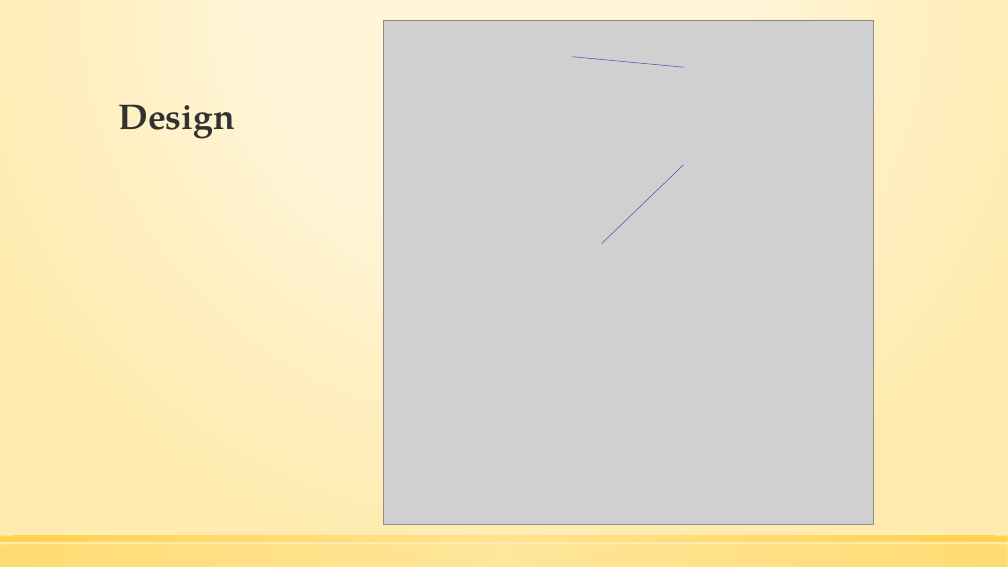
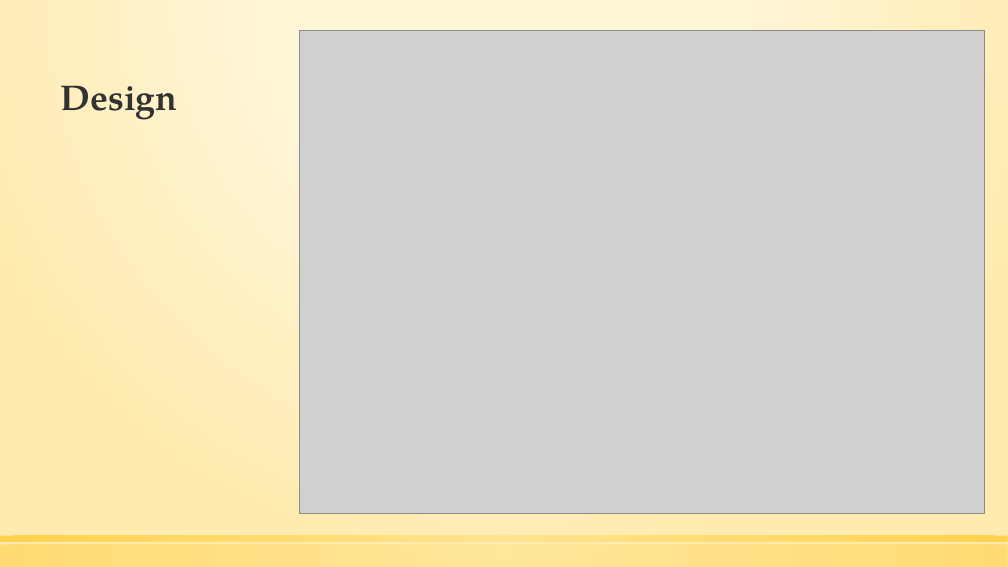
Before and after one commit to COLEplusTEN/P.I.T.S, a slide deck: slide 7 of Team.Supreme.pptx. Drawn at 1008x567 pixels with LibreOffice and Linux fonts; fonts in the diff are those of the drawing; grey boxes stand for pictures. Boxes give left, top, right and bottom in pixels: in the first picture for what was removed or moved away, otherwise in the second. Text is boxed around its words. In the diff, an @@ line names an element or a change of style, - is before the commit and + after.

Commit message:
powerpoint updated

```diff
--- a/Team.Supreme.pptx
+++ b/Team.Supreme.pptx
@@ title "Design": place and size @@
-title "Design" at [118,104,235,139]
+title "Design" at [61,85,178,120]
@@ picture: place and size @@
-picture at [383,20,874,524]
+picture at [299,30,985,513]
@@ line removed from (572, 57) to (684, 67) @@
@@ line removed from (684, 165) to (602, 243) @@
```
Also in this commit, not shown: 3 slides added, 7 other files.
